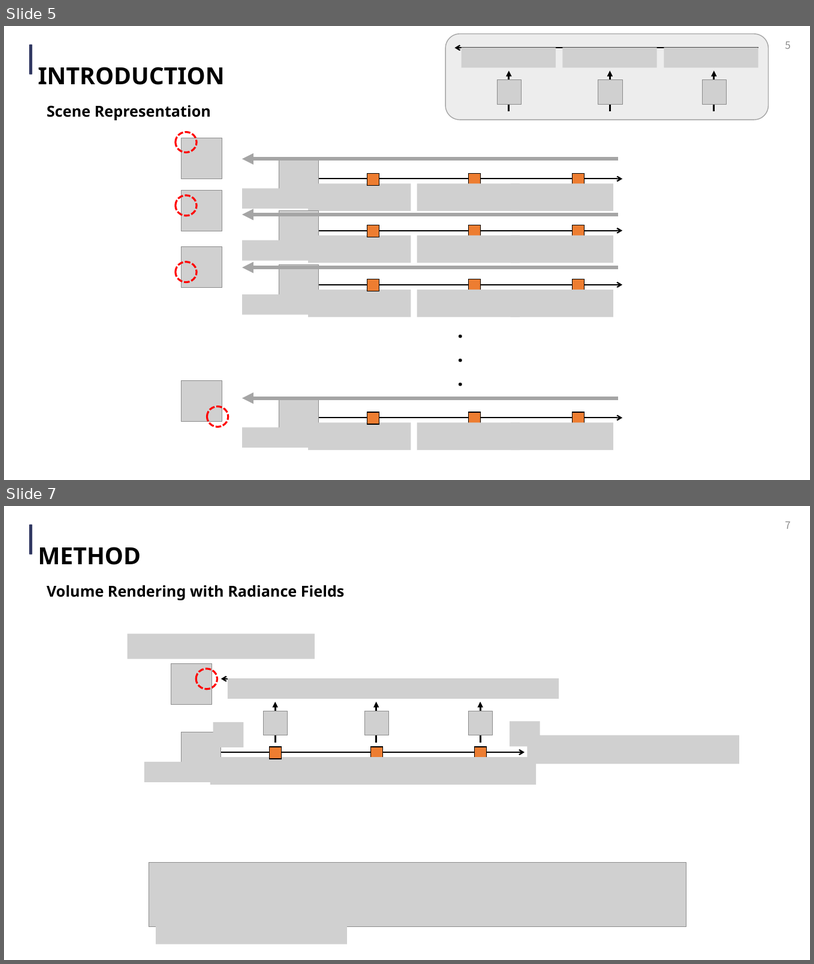
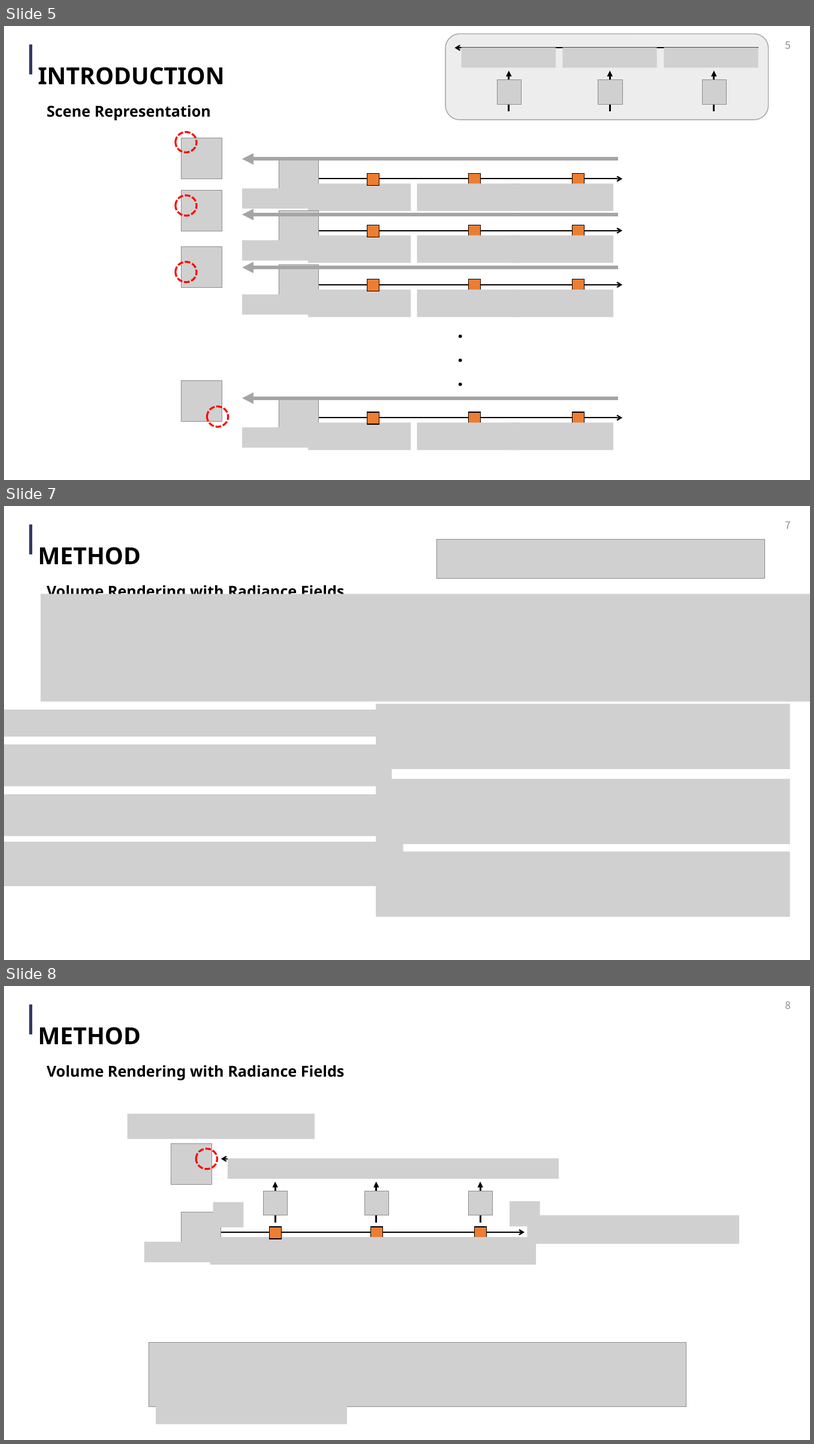
Before and after one commit to qkrwnstj306/Theory, a slide deck: PPT/NeRF.pptx. Shown one above the other, each under a label of ours: slides 5 and 7 before the commit, slides 5, 7 and 8 after it; the slides between them are not shown. The pictures are 814x964 and 814x1444 pixels, drawn with LibreOffice and Linux fonts; fonts in the diff are those of the drawing; grey boxes stand for pictures. Boxes give left, top, right and bottom in pixels: in the first picture for what was removed or moved away, otherwise in the second. Text is boxed around its words. In the diff, an @@ line names an element or a change of style, - is before the commit and + after.

```diff
--- a/PPT/NeRF.pptx
+++ b/PPT/NeRF.pptx
@@ slide 7 added at (x1=4, y1=506, x2=810, y2=960), background #FFFFFF; not listed: 2 template elements that a slide beside it also shows @@
@@ page number added at (x1=785, y1=522, x2=791, y2=529), 12 pt, text #8C8C8C @@
+7
@@ picture added at (x1=437, y1=539, x2=765, y2=579) @@
@@ picture added at (x1=41, y1=594, x2=810, y2=702) @@
@@ text added at (x1=47, y1=583, x2=345, y2=594), 18 pt, text #000000, bold @@
+Volume Rendering with Radiance Fields
@@ picture added at (x1=4, y1=709, x2=392, y2=736) @@
@@ picture added at (x1=376, y1=704, x2=791, y2=769) @@
@@ picture added at (x1=4, y1=744, x2=392, y2=786) @@
@@ picture added at (x1=376, y1=779, x2=791, y2=844) @@
@@ picture added at (x1=4, y1=794, x2=399, y2=835) @@
@@ picture added at (x1=4, y1=842, x2=403, y2=886) @@
@@ picture added at (x1=376, y1=852, x2=791, y2=917) @@
@@ what was slide 7 is now slide 8 @@
@@ page number at (x1=785, y1=1001, x2=791, y2=1009): text changed @@
-7
+8
```
Also in this commit, not shown: 6 slides changed, 3 other slides added, 20 other files.
